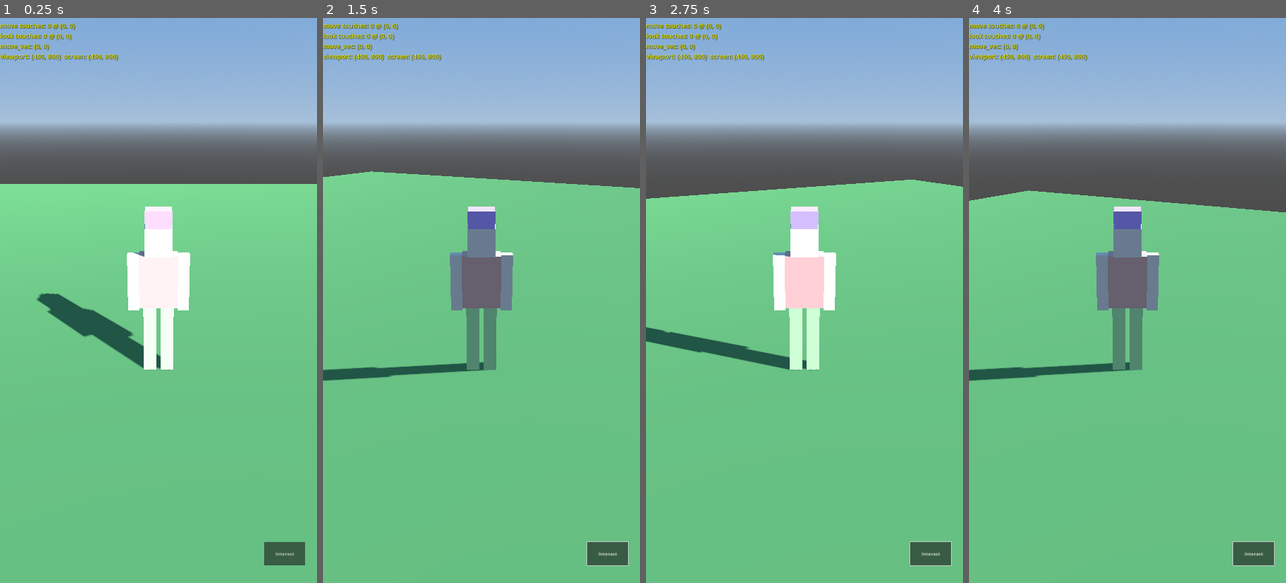
Above: before the commit, frames 1-4 (left to right).
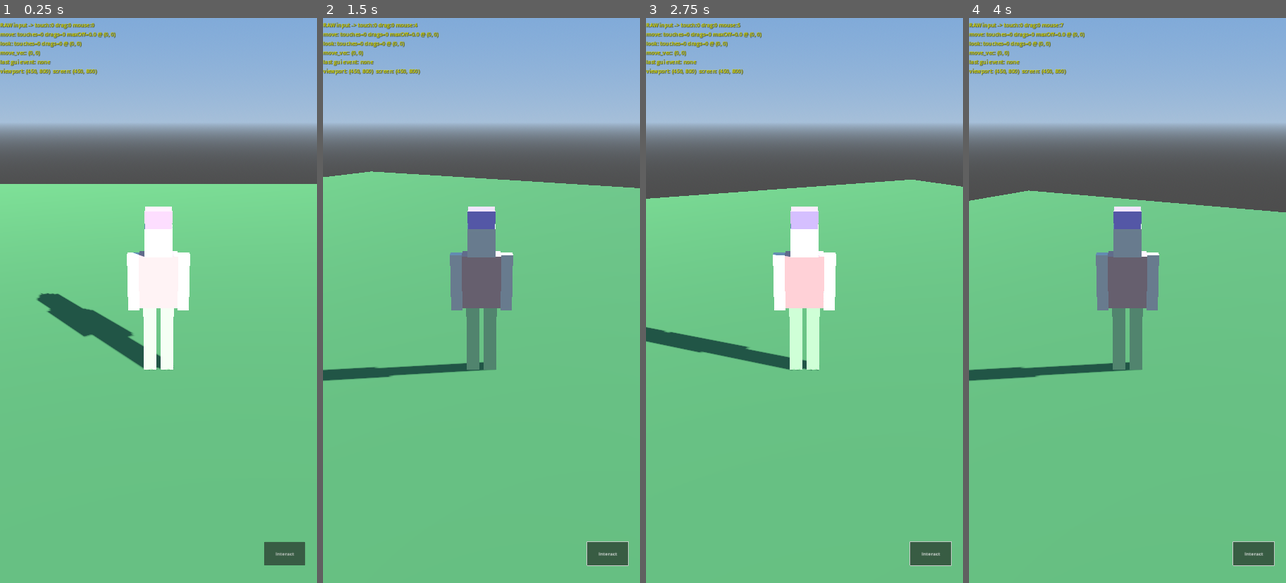
Above: after the commit, the same moments.

Repository: parpocel/Gra
Game: Godot game, scene res://scenes/World.tscn
The game is run twice, just before and just after one commit, with the same random seed, the same clock (stepped at 60 frames per second) and the same inputs.
Inputs (mouse positions are in pixels of both pictures, inside the frame that each line leads up to):
- Up to frame 1 (0.25 s): no input
- Up to frame 2 (1.5 s): click "Interact" at 0.5 s; tap Enter at 1.25 s; move the mouse to (497, 300) at 1.27 s; hold W (move_forward) from 1.28 s (still down); tap E (interact) at 1.35 s
- Up to frame 3 (2.75 s): keep holding W (move_forward); move the mouse to (788, 300) at 2.02 s; tap E (interact) at 2.1 s
- Up to frame 4 (4 s): keep holding W (move_forward); move the mouse to (1133, 289) at 2.77 s; tap E (interact) at 2.85, 3.6 s; move the mouse to (1124, 311) at 3.52 s

The runs differ from the first frame. In frame 1, 1.5% of the frame differs, in the area x 0-38%, y 0-11%; in frame 2, 1.5%; in frame 3, 1.5%; in frame 4, 1.5%.

Commit message:
Unify touch handling: classify each touch once at touch-down
The previous design split the screen into two separate Controls
(MoveZone/LookZone) that each re-evaluated whether an incoming touch
was theirs. On a real device a thumb naturally drifts a little while
dragging a joystick upward for "forward" - if that drift crossed the
50% boundary mid-gesture, the drag stopped being delivered to the
zone that owned the touch, silently killing movement partway through
(confirmed on the reporter's iPhone: touchstart registered correctly,
but move_vec never left zero).

Replaced both with a single touch_input.gd that classifies each touch
by its *starting* x position once, keyed by touch index in a
dictionary, and keeps routing all further drag/end events for that
touch to the same handler regardless of where it drifts afterward.
Verified with a synthetic drag that deliberately crosses the old
boundary mid-gesture: all 12 drag events now stay attributed to
"move" (previously this would have been silently dropped).

The on-screen debug HUD (yellow text, temporary) stays in for one
more round of real-device confirmation.

Co-Authored-By: Claude Sonnet 5 <noreply@anthropic.com>
Claude-Session: https://claude.ai/code/session_01DTqVLqPwuisfZzEYdZabaj

Diff:
--- a/scripts/debug_hud.gd
+++ b/scripts/debug_hud.gd
@@ -1,13 +1,33 @@
 extends Label
+
+var _raw_touch_count: int = 0
+var _raw_drag_count: int = 0
+var _raw_cancel_or_other: int = 0
+
+
+func _input(event: InputEvent) -> void:
+	if event is InputEventScreenTouch:
+		_raw_touch_count += 1
+	elif event is InputEventScreenDrag:
+		_raw_drag_count += 1
+	elif event is InputEventMouseButton or event is InputEventMouseMotion:
+		_raw_cancel_or_other += 1
 
 
 func _process(_delta: float) -> void:
-	text = "move touches: %d @ %s\nlook touches: %d @ %s\nmove_vec: %s\nviewport: %s  screen: %s" % [
+	text = "RAW input -> touch:%d drag:%d mouse:%d\nmove: touches=%d drags=%d maxOff=%.1f @ %s\nlook: touches=%d drags=%d @ %s\nmove_vec: %s\nlast gui event: %s\nviewport: %s  screen: %s" % [
+		_raw_touch_count,
+		_raw_drag_count,
+		_raw_cancel_or_other,
 		MobileInput.debug_move_touches,
+		MobileInput.debug_move_drags,
+		MobileInput.debug_max_move_offset,
 		MobileInput.debug_last_move_touch_pos,
 		MobileInput.debug_look_touches,
+		MobileInput.debug_look_drags,
 		MobileInput.debug_last_look_touch_pos,
 		MobileInput.move_vector,
+		MobileInput.debug_last_event,
 		get_viewport().size,
 		DisplayServer.screen_get_size(),
 	]
--- a/scripts/look_zone.gd
+++ /dev/null
@@ -1,19 +0,0 @@
-extends Control
-
-var _touch_index: int = -1
-var _last_pos: Vector2
-
-
-func _gui_input(event: InputEvent) -> void:
-	if event is InputEventScreenTouch:
-		if event.pressed and _touch_index == -1:
-			_touch_index = event.index
-			_last_pos = event.position
-			MobileInput.debug_look_touches += 1
-			MobileInput.debug_last_look_touch_pos = event.position
-		elif not event.pressed and event.index == _touch_index:
-			_touch_index = -1
-	elif event is InputEventScreenDrag and event.index == _touch_index:
-		var delta: Vector2 = event.position - _last_pos
-		_last_pos = event.position
-		MobileInput.add_look_delta(delta)
--- a/scripts/mobile_input.gd
+++ b/scripts/mobile_input.gd
@@ -9,6 +9,10 @@
 var debug_look_touches: int = 0
 var debug_last_move_touch_pos: Vector2 = Vector2.ZERO
 var debug_last_look_touch_pos: Vector2 = Vector2.ZERO
+var debug_move_drags: int = 0
+var debug_look_drags: int = 0
+var debug_max_move_offset: float = 0.0
+var debug_last_event: String = "none"
 
 
 func set_move_vector(v: Vector2) -> void:
--- /dev/null
+++ b/scripts/touch_input.gd
@@ -0,0 +1,62 @@
+extends Control
+
+@export var knob_range: float = 80.0
+
+@onready var base: Control = $Base
+@onready var knob: Control = $Base/Knob
+
+var _touches: Dictionary = {}
+
+
+func _gui_input(event: InputEvent) -> void:
+	if event is InputEventScreenTouch:
+		if event.pressed:
+			_on_touch_start(event.index, event.position)
+		else:
+			_on_touch_end(event.index)
+	elif event is InputEventScreenDrag:
+		_on_touch_drag(event.index, event.position)
+
+
+func _on_touch_start(index: int, pos: Vector2) -> void:
+	var is_move: bool = pos.x < size.x / 2.0
+	_touches[index] = {"mode": "move" if is_move else "look", "center": pos, "last_pos": pos}
+	if is_move:
+		base.position = pos - base.size / 2.0
+		knob.position = base.size / 2.0 - knob.size / 2.0
+		base.visible = true
+		MobileInput.debug_move_touches += 1
+		MobileInput.debug_last_move_touch_pos = pos
+	else:
+		MobileInput.debug_look_touches += 1
+		MobileInput.debug_last_look_touch_pos = pos
+
+
+func _on_touch_drag(index: int, pos: Vector2) -> void:
+	if not _touches.has(index):
+		return
+	var t: Dictionary = _touches[index]
+	if t["mode"] == "move":
+		MobileInput.debug_move_drags += 1
+		var offset: Vector2 = pos - t["center"]
+		if offset.length() > knob_range:
+			offset = offset.normalized() * knob_range
+		MobileInput.debug_max_move_offset = max(MobileInput.debug_max_move_offset, offset.length())
+		knob.position = base.size / 2.0 + offset - knob.size / 2.0
+		MobileInput.set_move_vector(offset / knob_range)
+	else:
+		MobileInput.debug_look_drags += 1
+		var delta: Vector2 = pos - t["last_pos"]
+		t["last_pos"] = pos
+		_touches[index] = t
+		MobileInput.add_look_delta(delta)
+
+
+func _on_touch_end(index: int) -> void:
+	if not _touches.has(index):
+		return
+	var t: Dictionary = _touches[index]
+	if t["mode"] == "move":
+		base.visible = false
+		MobileInput.set_move_vector(Vector2.ZERO)
+	_touches.erase(index)
--- a/scripts/touch_joystick.gd
+++ /dev/null
@@ -1,35 +0,0 @@
-extends Control
-
-@export var knob_range: float = 80.0
-
-@onready var base: Control = $Base
-@onready var knob: Control = $Base/Knob
-
-var _touch_index: int = -1
-var _center: Vector2 = Vector2.ZERO
-
-
-func _gui_input(event: InputEvent) -> void:
-	if event is InputEventScreenTouch:
-		if event.pressed and _touch_index == -1:
-			_touch_index = event.index
-			_center = event.position
-			base.position = _center - base.size / 2.0
-			knob.position = base.size / 2.0 - knob.size / 2.0
-			base.visible = true
-			MobileInput.debug_move_touches += 1
-			MobileInput.debug_last_move_touch_pos = event.position
-		elif not event.pressed and event.index == _touch_index:
-			_touch_index = -1
-			base.visible = false
-			MobileInput.set_move_vector(Vector2.ZERO)
-	elif event is InputEventScreenDrag and event.index == _touch_index:
-		_update_knob(event.position)
-
-
-func _update_knob(touch_pos: Vector2) -> void:
-	var offset: Vector2 = touch_pos - _center
-	if offset.length() > knob_range:
-		offset = offset.normalized() * knob_range
-	knob.position = base.size / 2.0 + offset - knob.size / 2.0
-	MobileInput.set_move_vector(offset / knob_range)
--- a/ui/TouchControls.tscn
+++ b/ui/TouchControls.tscn
@@ -1,25 +1,24 @@
-[gd_scene load_steps=5 format=3]
+[gd_scene load_steps=4 format=3]
 
-[ext_resource type="Script" path="res://scripts/touch_joystick.gd" id="1"]
-[ext_resource type="Script" path="res://scripts/look_zone.gd" id="2"]
-[ext_resource type="Script" path="res://scripts/interact_button.gd" id="3"]
-[ext_resource type="Script" path="res://scripts/debug_hud.gd" id="4"]
+[ext_resource type="Script" path="res://scripts/touch_input.gd" id="1"]
+[ext_resource type="Script" path="res://scripts/interact_button.gd" id="2"]
+[ext_resource type="Script" path="res://scripts/debug_hud.gd" id="3"]
 
 [node name="TouchControls" type="CanvasLayer"]
 
-[node name="MoveZone" type="Control" parent="."]
-anchor_right = 0.5
+[node name="TouchInput" type="Control" parent="."]
+anchor_right = 1.0
 anchor_bottom = 1.0
 script = ExtResource("1")
 
-[node name="Base" type="ColorRect" parent="MoveZone"]
+[node name="Base" type="ColorRect" parent="TouchInput"]
 visible = false
 offset_right = 140.0
 offset_bottom = 140.0
 mouse_filter = 2
 color = Color(1, 1, 1, 0.15)
 
-[node name="Knob" type="ColorRect" parent="MoveZone/Base"]
+[node name="Knob" type="ColorRect" parent="TouchInput/Base"]
 offset_left = 40.0
 offset_top = 40.0
 offset_right = 100.0
@@ -27,25 +26,19 @@
 mouse_filter = 2
 color = Color(1, 1, 1, 0.4)
 
-[node name="LookZone" type="Control" parent="."]
-anchor_left = 0.5
-anchor_right = 1.0
-anchor_bottom = 1.0
-script = ExtResource("2")
-
 [node name="DebugHud" type="Label" parent="."]
 anchor_right = 1.0
 offset_top = 10.0
-offset_bottom = 120.0
+offset_bottom = 260.0
 mouse_filter = 2
 theme_override_colors/font_color = Color(1, 1, 0, 1)
 theme_override_colors/font_shadow_color = Color(0, 0, 0, 1)
 theme_override_constants/shadow_offset_x = 1
 theme_override_constants/shadow_offset_y = 1
-theme_override_font_sizes/font_size = 22
+theme_override_font_sizes/font_size = 18
 text = "debug hud"
 autowrap_mode = 2
-script = ExtResource("4")
+script = ExtResource("3")
 
 [node name="InteractButton" type="Button" parent="."]
 anchor_left = 1.0
Not shown: 1 places in ui/TouchControls.tscn that only renumber resources
